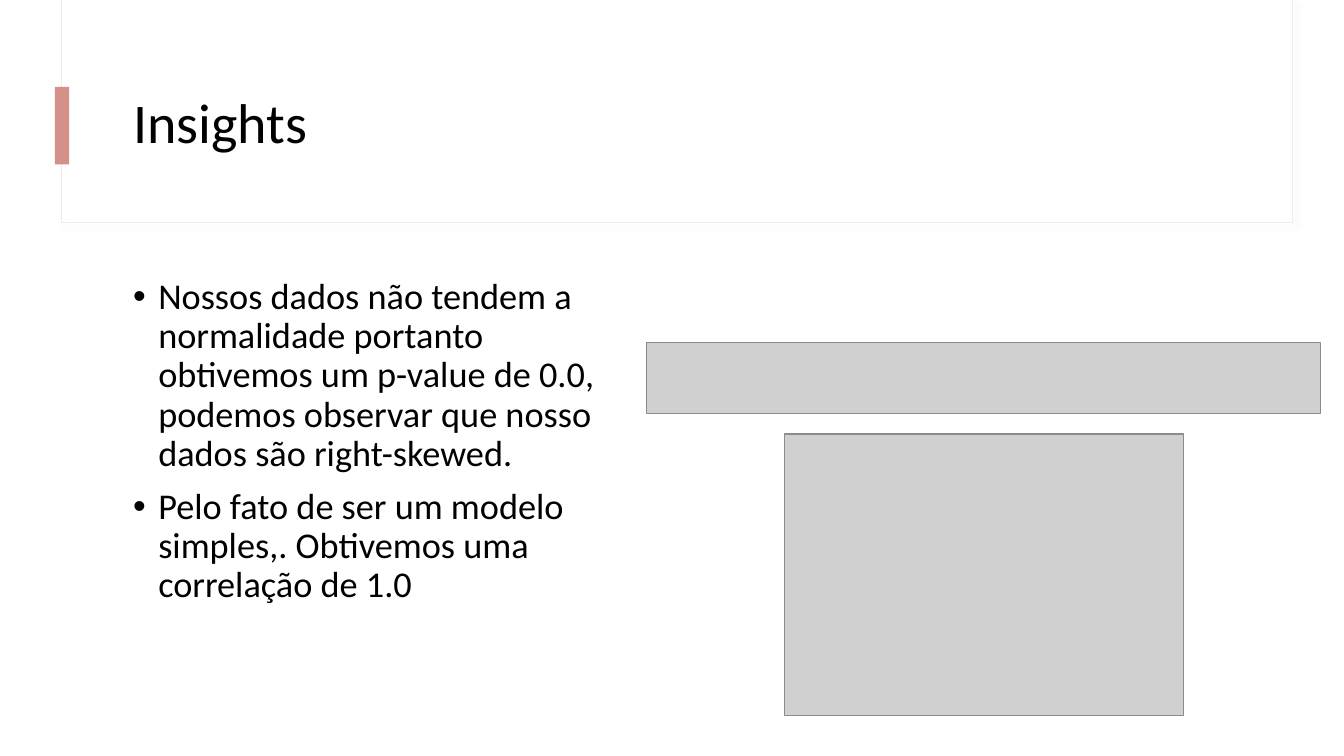
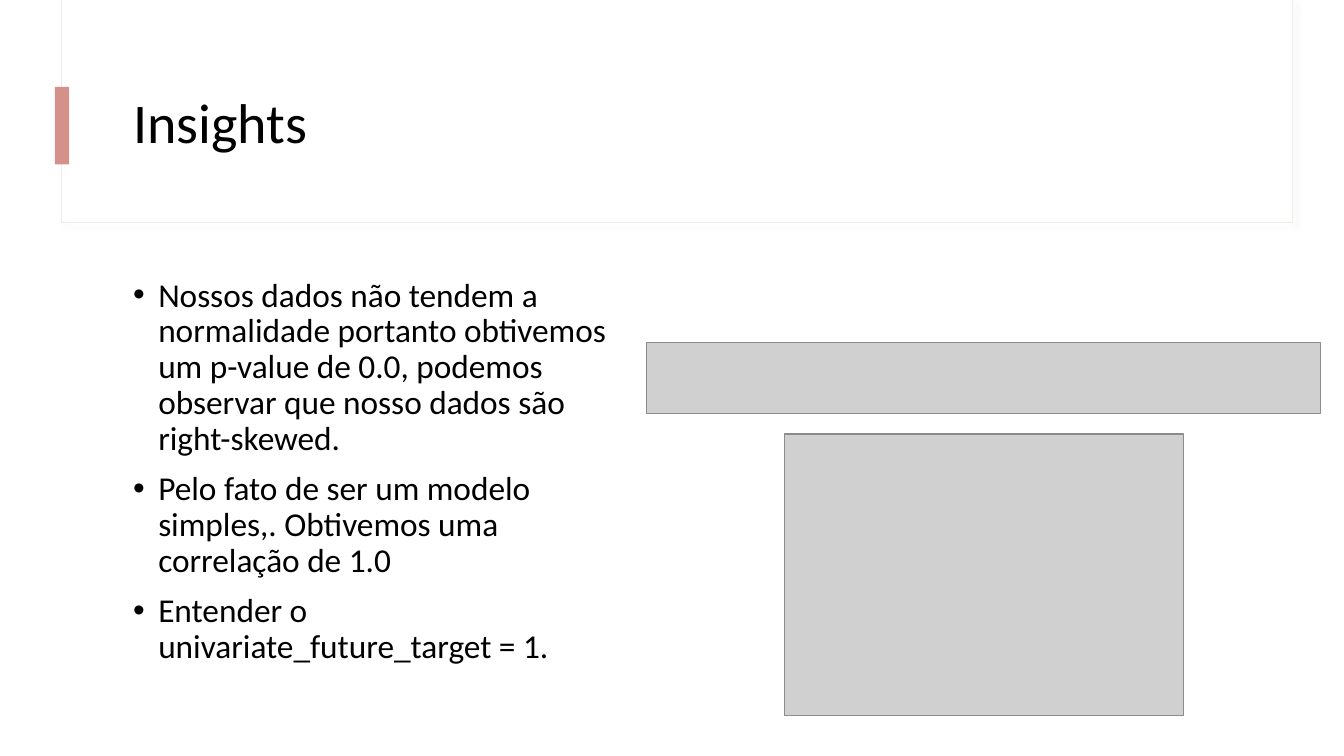
Before and after one commit to leandro-sartini/sudden_death_tcc, a slide deck: slide 13 of docs/Rede Neural Recorrente – Long Short-Term Memory.pptx (slide 12 before the commit). Drawn at 1344x756 pixels with LibreOffice and Linux fonts; fonts in the diff are those of the drawing; grey boxes stand for pictures. Boxes give left, top, right and bottom in pixels: in the first picture for what was removed or moved away, otherwise in the second. Text is boxed around its words. In the diff, an @@ line names an element or a change of style, - is before the commit and + after.

```diff
--- a/docs/Rede Neural Recorrente – Long Short-Term Memory.pptx
+++ b/docs/Rede Neural Recorrente – Long Short-Term Memory.pptx
@@ text at box(158, 284, 606, 578): size 25.9 to 23.8 pt in "Nossos dados não tendem a normalidade portanto ...", "Pelo fato de ser um modelo simples,. ..." @@
@@ text at box(158, 599, 548, 664): paragraph added @@
+• Entender o univariate_future_target = 1.
```
Also in this commit, not shown: 7 other slides changed, 3 slides added, 1 other file.
